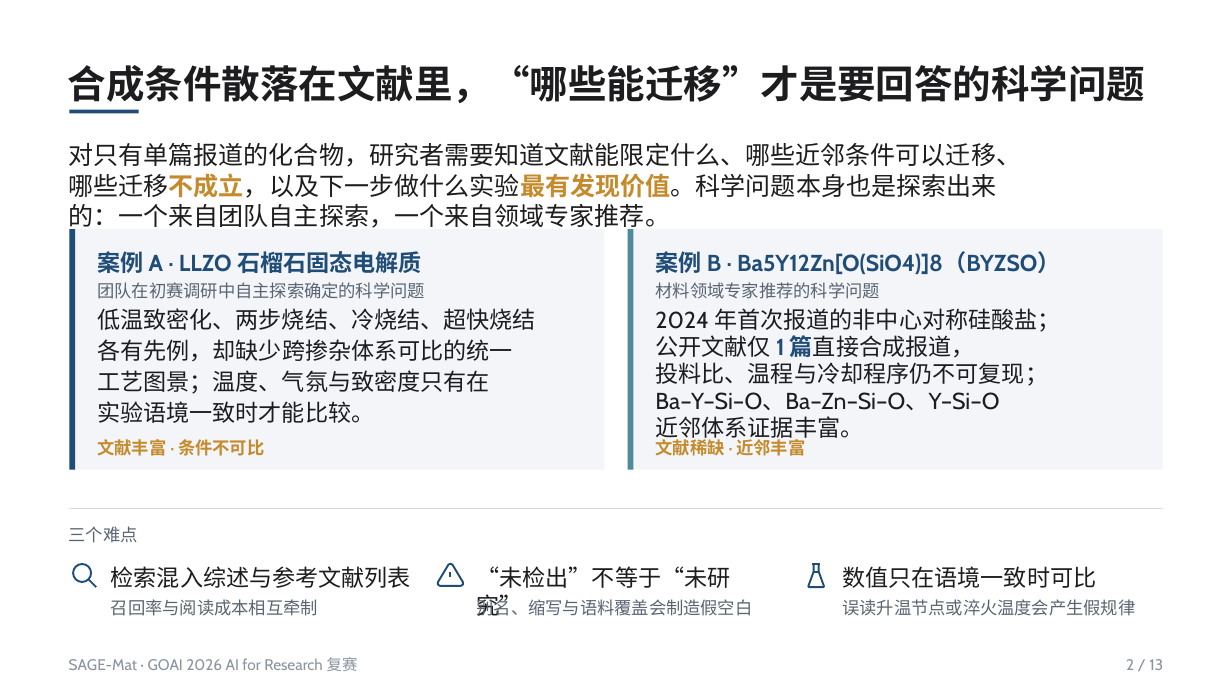
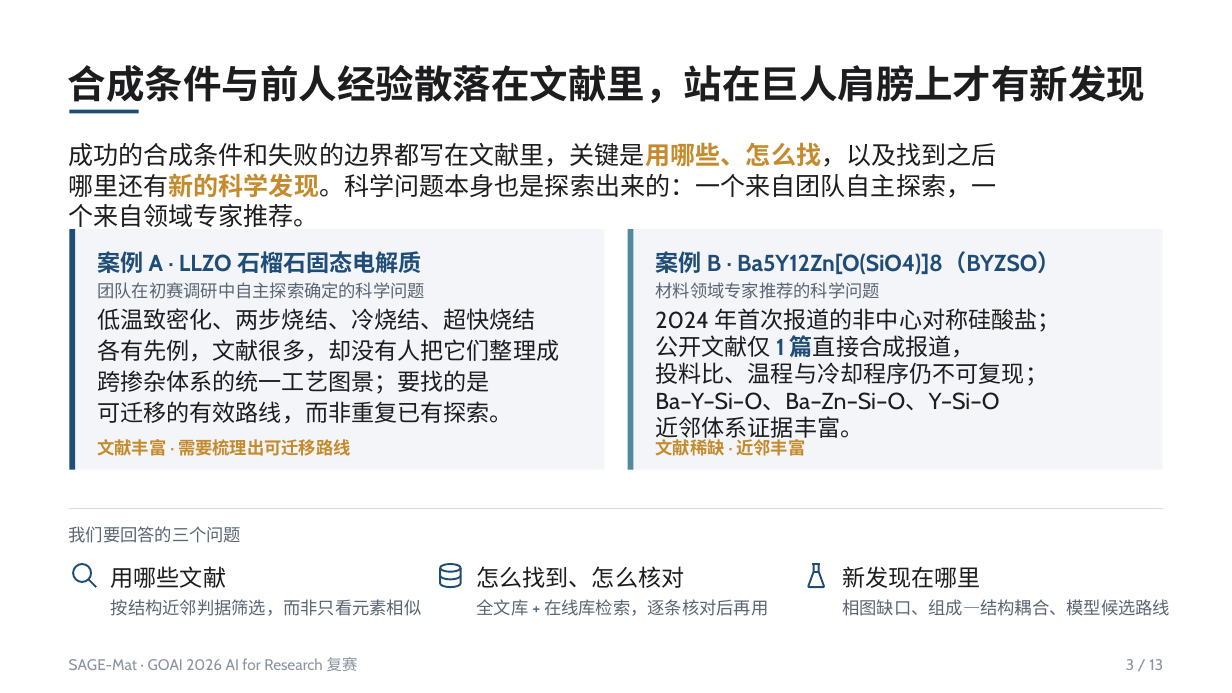
Before and after one commit to asimfish/goai_research, a slide deck: slide 3 of submission/goai_final/deck/SAGE-Mat_复赛方案说明.pptx (slide 2 before the commit). Drawn at 1232x693 pixels with LibreOffice and Linux fonts; fonts in the diff are those of the drawing. Boxes give left, top, right and bottom in pixels: in the first picture for what was removed or moved away, otherwise in the second. Text is boxed around its words. In the diff, an @@ line names an element or a change of style, - is before the commit and + after.

```diff
--- a/submission/goai_final/deck/SAGE-Mat_复赛方案说明.pptx
+++ b/submission/goai_final/deck/SAGE-Mat_复赛方案说明.pptx
@@ text at <box>68,65,1146,103</box>: text changed @@
-合成条件散落在文献里，“哪些能迁移”才是要回答的科学问题
+合成条件与前人经验散落在文献里，站在巨人肩膀上才有新发现
@@ text at <box>68,142,997,232</box>: text changed @@
-对只有单篇报道的化合物，研究者需要知道文献能限定什么、哪些近邻条件可以迁移、哪些迁移不成立，以及下一步做什么实验最有发现价值。科学问题本身也是探索出来的：一个来自团队自主探索，一个来自领域专家推荐。
+成功的合成条件和失败的边界都写在文献里，关键是用哪些、怎么找，以及找到之后哪里还有新的科学发现。科学问题本身也是探索出来的：一个来自团队自主探索，一个来自领域专家推荐。
@@ text at <box>97,339,559,362</box>: text changed @@
-各有先例，却缺少跨掺杂体系可比的统一
+各有先例，文献很多，却没有人把它们整理成
@@ text at <box>97,370,490,394</box>: text changed @@
-工艺图景；温度、气氛与致密度只有在
+跨掺杂体系的统一工艺图景；要找的是
@@ text at <box>97,401,513,424</box>: text changed @@
-实验语境一致时才能比较。
+可迁移的有效路线，而非重复已有探索。
@@ text at <box>97,439,350,456</box>: text changed @@
-文献丰富 · 条件不可比
+文献丰富 · 需要梳理出可迁移路线
@@ text at <box>69,526,242,543</box>: text changed @@
-三个难点
+我们要回答的三个问题
@@ text at <box>111,566,226,588</box>: text changed @@
-检索混入综述与参考文献列表
+用哪些文献
@@ freeform shape: place and size @@
-freeform shape at <box>437,564,463,586</box>
+freeform shape at <box>440,568,460,579</box>
@@ freeform shape: place and size @@
-freeform shape at <box>451,572,452,578</box>
+freeform shape at <box>440,564,460,571</box>
@@ text at <box>476,566,684,588</box>: text changed @@
-“未检出”不等于“未研究”
+怎么找到、怎么核对
@@ text at <box>842,566,981,588</box>: text changed @@
-数值只在语境一致时可比
+新发现在哪里
@@ text at <box>111,599,422,616</box>: text changed @@
-召回率与阅读成本相互牵制
+按结构近邻判据筛选，而非只看元素相似
@@ freeform shape: place and size @@
-freeform shape at <box>451,580,452,581</box>
+freeform shape at <box>440,576,460,587</box>
@@ text at <box>477,599,768,616</box>: text changed @@
-别名、缩写与语料覆盖会制造假空白
+全文库 + 在线库检索，逐条核对后再用
@@ text at <box>842,599,1170,616</box>: text changed @@
-误读升温节点或淬火温度会产生假规律
+相图缺口、组成—结构耦合、模型候选路线
@@ text at <box>1126,659,1163,670</box>: text changed @@
-2 / 13
+3 / 13
```
Also in this commit, not shown: 8 other slides changed, 2 slides added, 2 slides removed, 46 other files.
